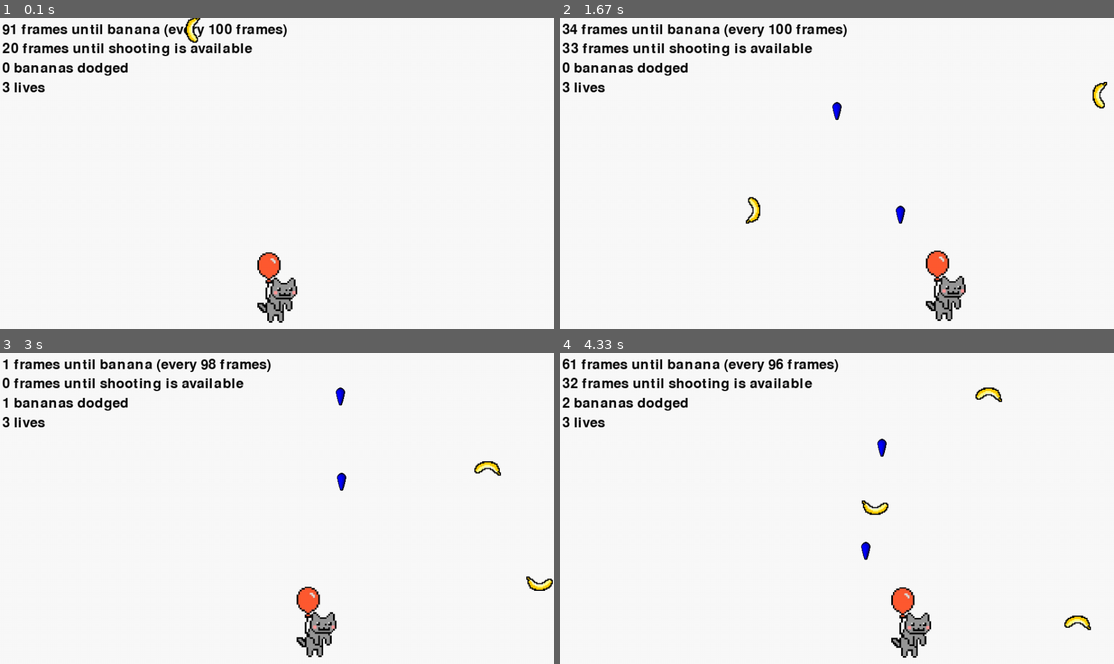
Above: before the commit, frames 1-4 (two rows, left to right).
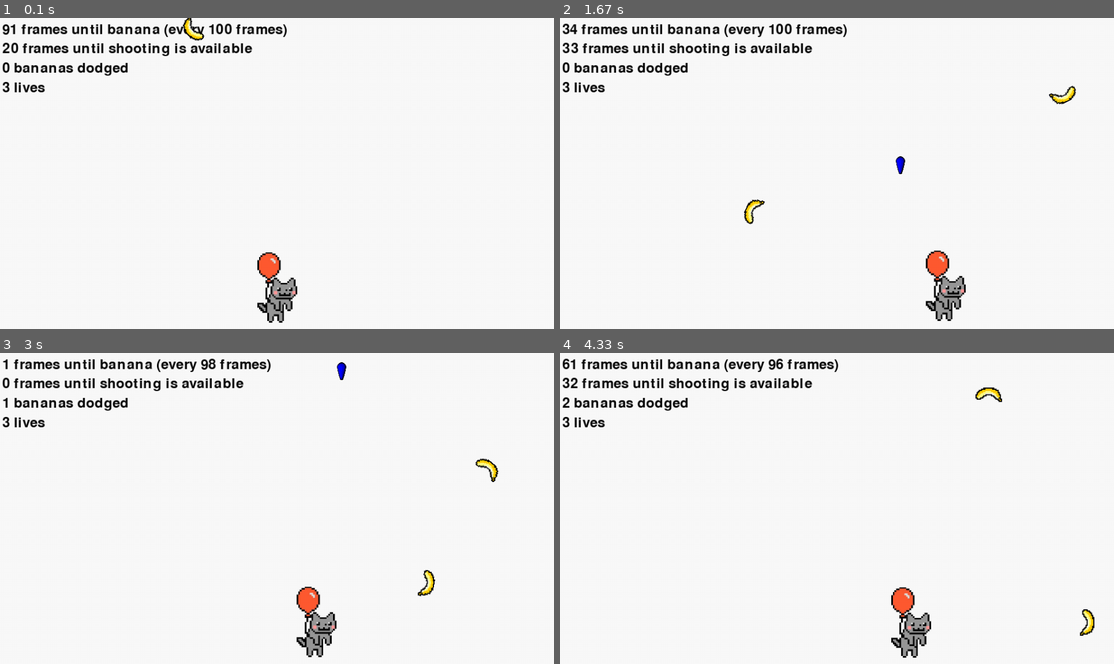
Above: after the commit, the same moments.

Repository: MikeCroall/MyPyGame
Game: pygame game, started from src/main.py
The game is run twice, just before and just after one commit, with the same random seed, the same clock (stepped at 60 frames per second) and the same inputs.
Inputs:
- Up to frame 1 (0.1 s): no input
- Up to frame 2 (1.67 s): tap Space at 0.33, 0.73, 1.03, 1.23, 1.53 s; hold Right 0.67-1.13 s; hold Right 1.17-1.63 s
- Up to frame 3 (3 s): hold Left 1.67-2.2 s; tap Space at 1.73, 2.03, 2.3, 2.6, 2.73 s; hold Left 2.23-2.63 s; hold Right from 2.67 s (still down)
- Up to frame 4 (4.33 s): tap Space at 3.03, 3.4, 3.7, 3.9, 4.2 s; release Right at 3.3 s; hold Left 3.33-3.8 s; hold Right 3.83-4.3 s

The runs differ from the first frame. In frame 1, 0.2% of the frame differs, in the area x 32-37%, y 0-9%; in frame 2, 0.7%, in the area x 33-99%, y 20-67%; in frame 3, 0.7%; in frame 4, 0.6%.

Commit message:
Much better rotation by not saving the rotated image

Diff:
--- a/src/banana.py
+++ b/src/banana.py
@@ -5,10 +5,12 @@
 class Banana:
     def __init__(self, img, x, y, speed):
         self.img = img
+        self.original_img = img
         self.rect = img.get_rect()
         self.set_center_pos(x, y)
         self.speed = speed
         self.rotate_direction = random.choice([1, -1])
+        self.rotation = 0
 
     def get_img(self):
         return self.img
@@ -34,7 +36,8 @@
         return self.rect
 
     def rotate_tick(self):
-        self.img = pygame.transform.rotate(self.img, self.rotate_direction * 90)  # not 90n causes bad distortion
+        self.rotation = (self.rotation + 5) % 360  # not 90n causes bad distortion
+        self.img = pygame.transform.rotate(self.original_img, self.rotate_direction * self.rotation)
         self.rect = self.img.get_rect(center=self.rect.center)
 
     def __str__(self):
--- a/src/main.py
+++ b/src/main.py
@@ -21,8 +21,9 @@
     spawn_rate, frames_until_spawn = 100, 1
     bananas_dodged, lives = 0, 3
     bob_rate, frames_until_bob = 7, 7
+    rotate_rate, frames_until_rotate = 1, 1
     shooting_cool_down, frames_until_can_shoot = 75, 30
-    projectile_speed = [0, -2 * int(height / 480)]
+    projectile_speed = [0, -4 * int(height / 480)]
 
     background = pygame.Surface(screen.get_size())
     background = background.convert()
@@ -131,8 +132,7 @@
             screen.blit(background, (0, 0))
             for b in bananas:
                 # animate spinning
-                if frames_until_bob <= 1:
-                    b.rotate_tick()
+                b.rotate_tick()
                 screen.blit(b.get_img(), b.get_rect())
             for p in projectiles:
                 screen.blit(p.get_img(), p.get_rect())
@@ -184,3 +184,5 @@
     except KeyboardInterrupt as ex:
         print("Please exit using the X button, or Esc on the death screen next time!")
     print("See you again soon!")
+
+# todo blue bananas that give a life
